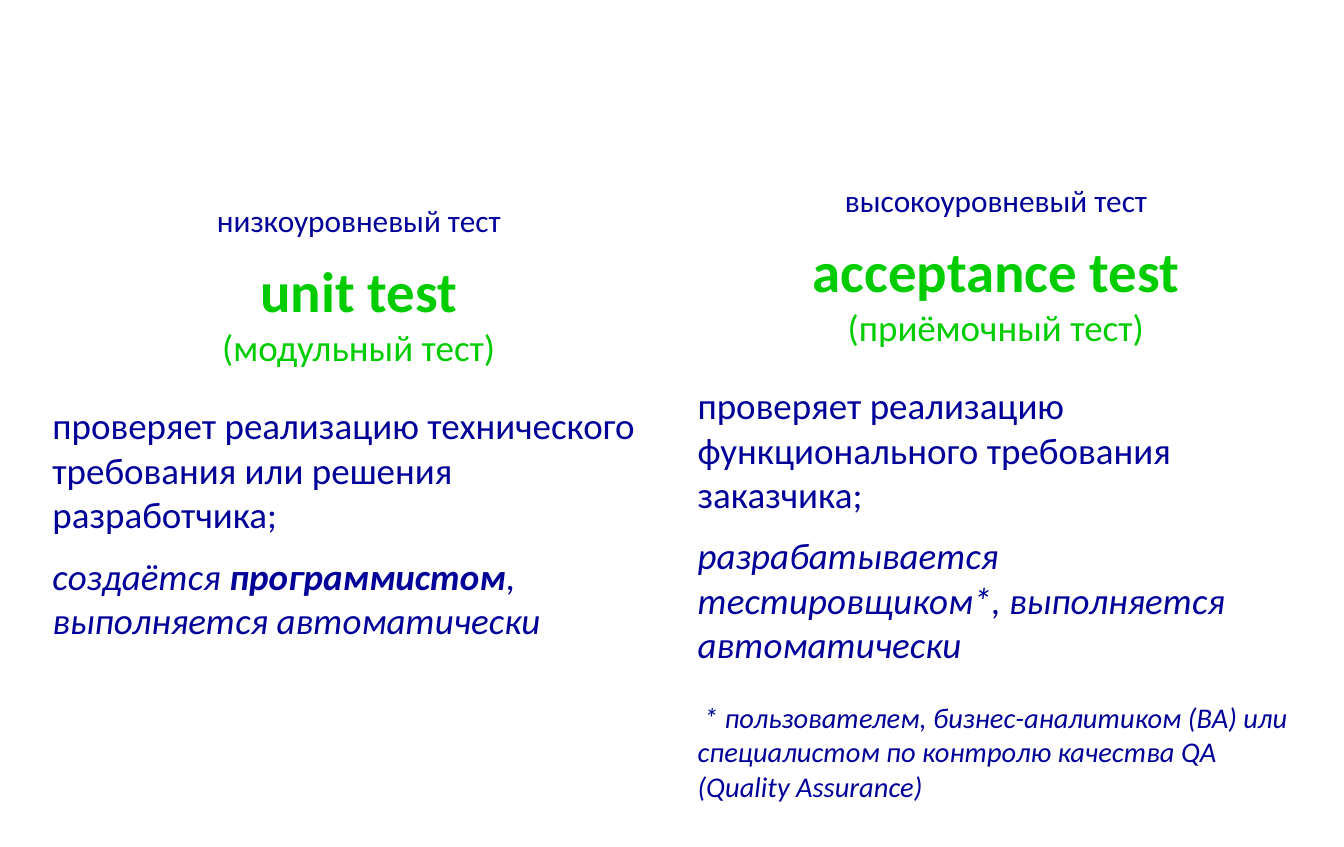
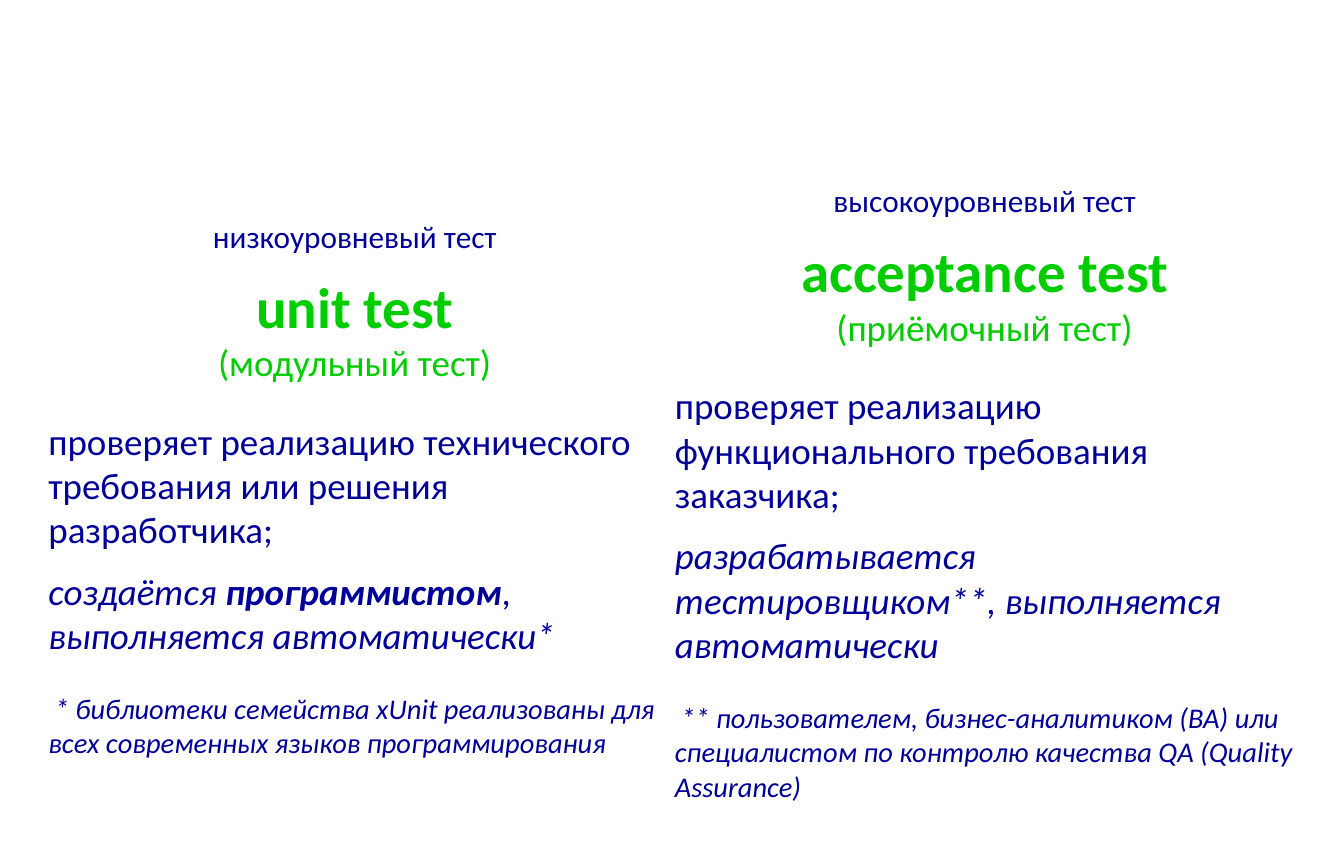
Before and after one commit to mike-shock/Programmers_Club-Caiman, a slide deck: slide 35 of drafts/Software_Craft.odp. Drawn at 1344x847 pixels with LibreOffice and Linux fonts; fonts in the diff are those of the drawing; background and template pictures are left out. Boxes give left, top, right and bottom in pixels: in the first picture for what was removed or moved away, otherwise in the second. Text is boxed around its words. In the diff, an @@ line names an element or a change of style, - is before the commit and + after.

```diff
--- a/drafts/Software_Craft.odp
+++ b/drafts/Software_Craft.odp
@@ text "высокоуровневый тест": place and size @@
-text "высокоуровневый тест" at [698, 191, 1287, 802]
+text "высокоуровневый тест" at [675, 191, 1292, 801]
@@ text at [675, 544, 1292, 801]: text changed @@
-разрабатывается тестировщиком*, выполняется автоматически
-* пользователем, бизнес-аналитиком (BA) или специалистом по контролю качества QA (Quality Assurance)
+разрабатывается тестировщиком**, выполняется автоматически
+** пользователем, бизнес-аналитиком (BA) или специалистом по контролю качества QA (Quality Assurance)
@@ text at [48, 580, 654, 758]: text changed; size 26 to 20 pt @@
-создаётся программистом, выполняется автоматически
+создаётся программистом, выполняется автоматически*
+* библиотеки семейства xUnit реализованы для всех современных языков программирования
```
Also in this commit, not shown: 10 other slides changed, 1 other file.
